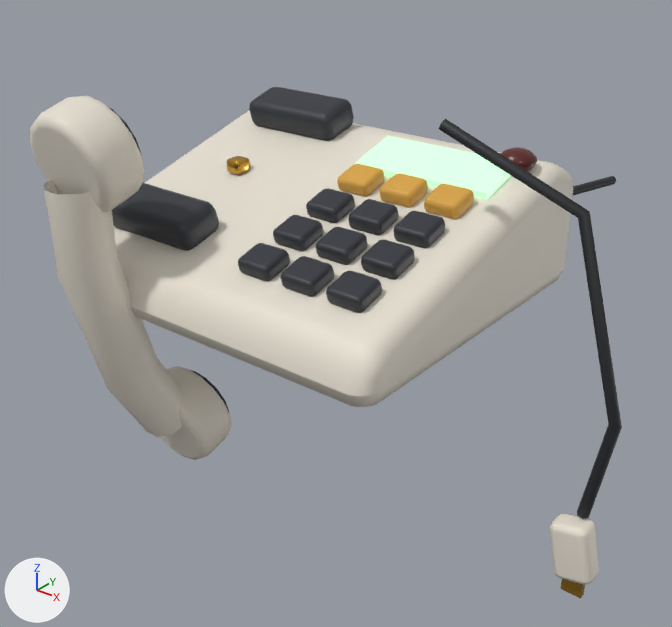
A saved change to the FBX model Game/Assets/Game/Art/Models/Rooms/RmPhone.fbx.
The view is the same before and after, from a 50 mm lens placed at (0.338, -0.401, 0.234), pointed at (-0.004, 0.027, -0.031). Every picture has the same lights, and +X, +Y and +Z are marked at lower left. The picture after the commit comes second. Where no turn or scale is listed for an object, it has been applied to the vertices.

The first picture shows 'HandsetBody', 'PhoneDisplay', 'PlugBody', 'RmPhoneBody' and 1 more.
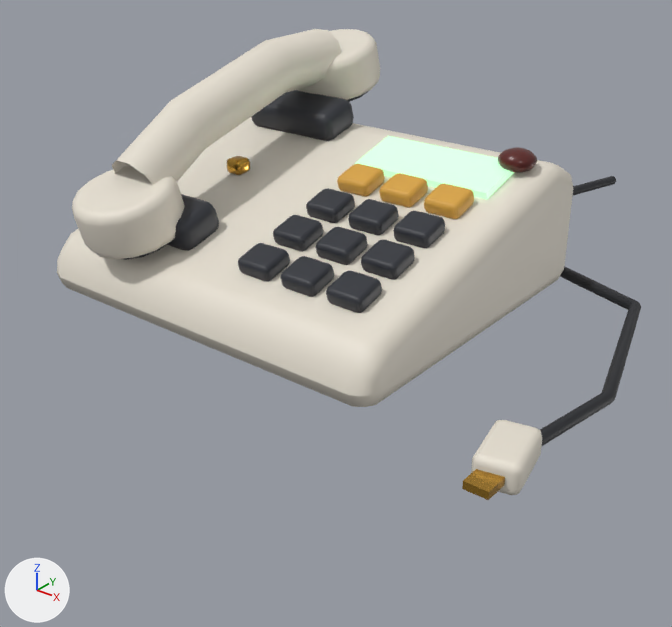
Where the newer file only moved an object's origin or applied its transform, the numbers keep the older frame.

Pixel boxes [x1, y1, x2, y2] of what changed, in the pictures (672 x 627 px):
'HandsetBody', deleted
    before: [30, 96, 232, 460]
    faces in mat_m_rmphonebody (pale yellow #e8e1d3): [30, 96, 232, 460]
    faces in mat_m_rmphonedark (dark grey #2d3038): [110, 108, 229, 412]
'Handset', now drawn
    after: [72, 29, 380, 260]
    faces in mat_m_rmphonebody (pale yellow #e8e1d3): [72, 29, 380, 259]
'PlugBody', deleted
    before: [439, 119, 622, 599]
    faces in mat_m_rmblack (black #24262b): [439, 119, 622, 519]
    faces in mat_m_rmphonebody (pale yellow #e8e1d3): [550, 514, 599, 585]
    faces in mat_m_rmbrass (orange #c99a3f): [560, 579, 585, 599]
'Plug', now drawn
    after: [462, 266, 641, 500]
    faces in mat_m_rmphonebody (pale yellow #e8e1d3): [471, 420, 542, 495]
    faces in mat_m_rmblack (black #24262b): [540, 266, 641, 446]
    faces in mat_m_rmbrass (orange #c99a3f): [462, 469, 505, 500]

Patch to the scene script:
```diff
--- a/Game/Assets/Game/Art/Models/Rooms/RmPhone.fbx.py
+++ b/Game/Assets/Game/Art/Models/Rooms/RmPhone.fbx.py
@@ me_handset @@
+me_handset.from_pydata(...)  # 288 vertices, 226 faces; spans x -0.03..0.03, y -0.065..0.036, z -0.127..0.118
+# faces by material slot: [194, 32]
+me_handset.materials.append(mat_m_rmphonebody)  # pale yellow #e8e1d3
+me_handset.materials.append(mat_m_rmphonedark)  # dark grey #2d3038
@@ me_plug @@
+me_plug.from_pydata(...)  # 88 vertices, 78 faces; spans x 0.089..0.204, y 0.001..0.017, z -0.118..0.129
+# faces by material slot: [54, 18, 6]
+me_plug.materials.append(mat_m_rmphonebody)  # pale yellow #e8e1d3
+me_plug.materials.append(mat_m_rmblack)  # black #24262b
+me_plug.materials.append(mat_m_rmbrass)  # orange #c99a3f
@@ ob_plugbody @@
-ob_plugbody = bpy.data.objects.new('PlugBody', me_plugbody)
-ob_plugbody.location = (0.19, -0.009, -0.1)
@@ ob_handsetbody @@
-ob_handsetbody = bpy.data.objects.new('HandsetBody', me_handsetbody)
-ob_handsetbody.location = (-0.06, -0.0592, -0.087)
@@ ob_plug @@
-ob_plug = bpy.data.objects.new('Plug', None)
+ob_plug = bpy.data.objects.new('Plug', me_plug)
 ob_plug.parent = ob_rmphone
@@ ob_handset @@
-ob_handset = bpy.data.objects.new('Handset', None)
+ob_handset = bpy.data.objects.new('Handset', me_handset)
 ob_handset.parent = ob_rmphone
 ob_handset.location = (-0.06, 0.101, 0.0)
-ob_handset.rotation_euler = (0.277, 0.0, 0.0)  # degrees (16, 0, 0)
```
